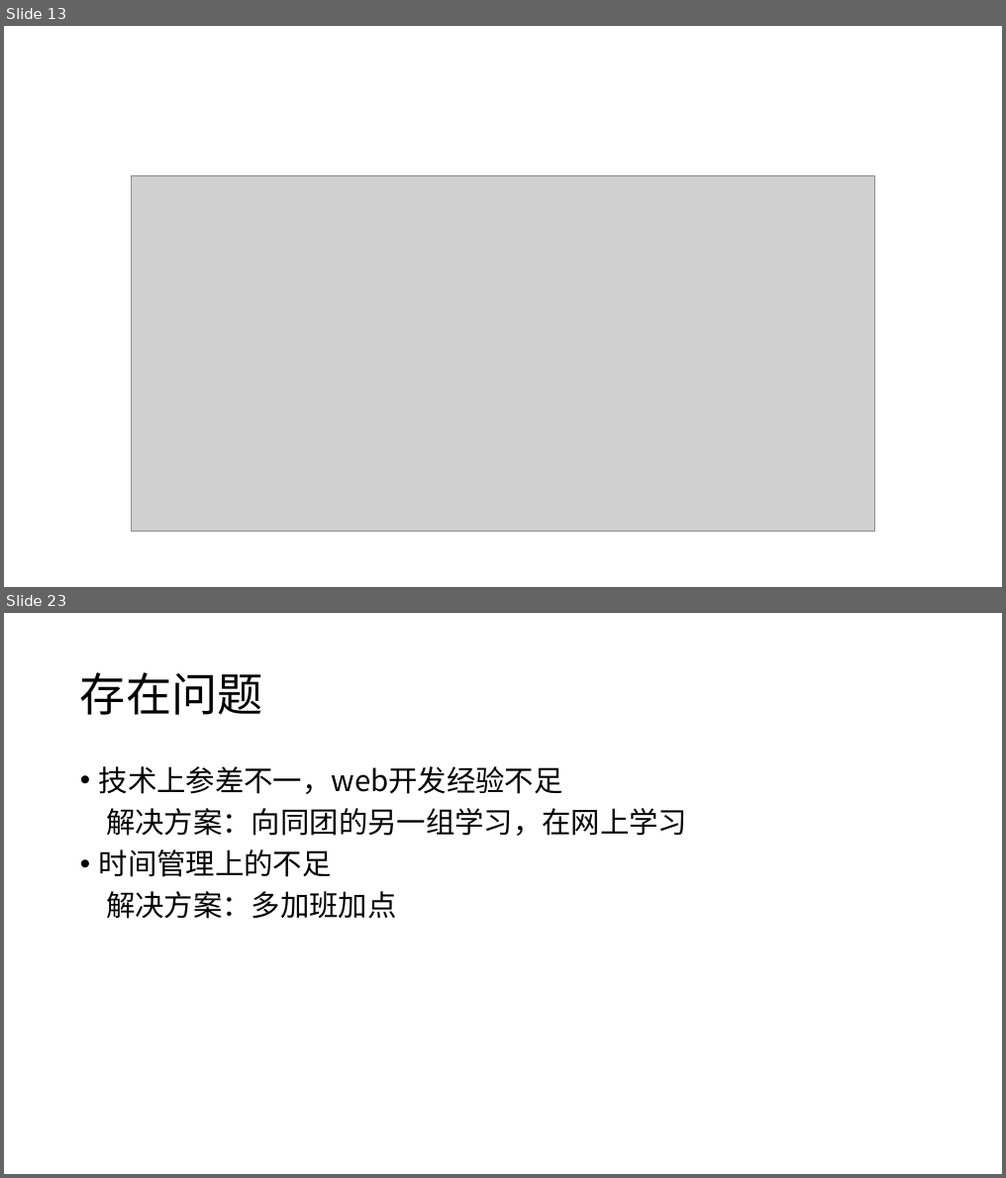
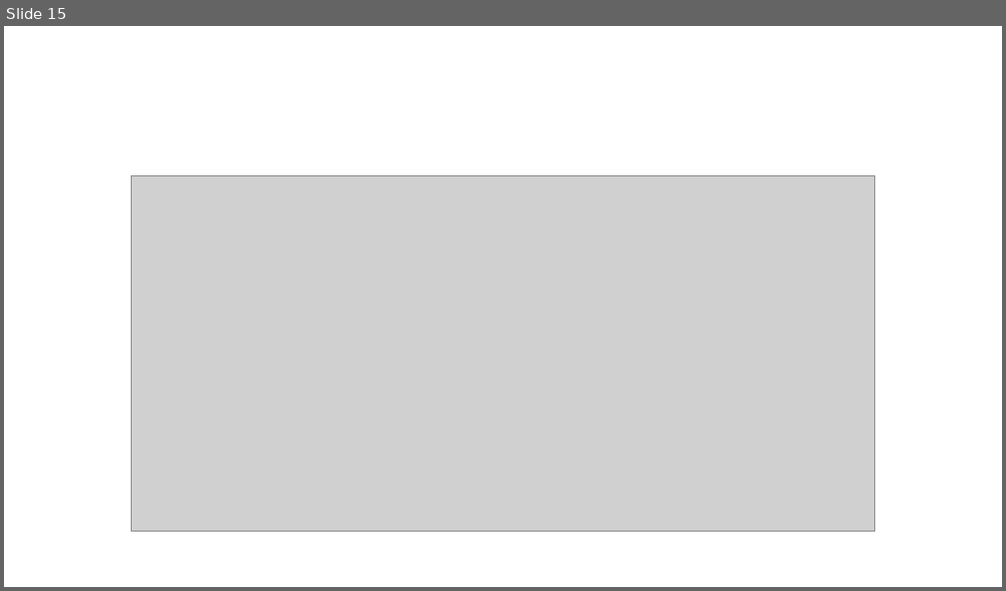
Before and after one commit to daxuliu/softwarelearn, a slide deck: 项目展示-1.pptx. Shown one above the other, each under a label of ours: slides 13 and 23 before the commit, slide 15 after it; the slides between them are not shown. The pictures are 1006x1178 and 1006x591 pixels, drawn with LibreOffice and Linux fonts; fonts in the diff are those of the drawing; grey boxes stand for pictures. Boxes give left, top, right and bottom in pixels: in the first picture for what was removed or moved away, otherwise in the second. Text is boxed around its words. In the diff, an @@ line names an element or a change of style, - is before the commit and + after.

```diff
--- a/项目展示-1.pptx
+++ b/项目展示-1.pptx
@@ slide 23 removed at (4, 613, 1002, 1174), background #FFFFFF @@
@@ title removed at (80, 672, 263, 715) @@
-存在问题
@@ text removed at (99, 766, 687, 919) @@
-• 技术上参差不一，web开发经验不足
-解决方案：向同团的另一组学习，在网上学习
-• 时间管理上的不足
-解决方案：多加班加点
@@ what was slide 13 is now slide 15 @@
```
Also in this commit, not shown: 1 slide changed, 2 slides added, 12 other slides removed.
